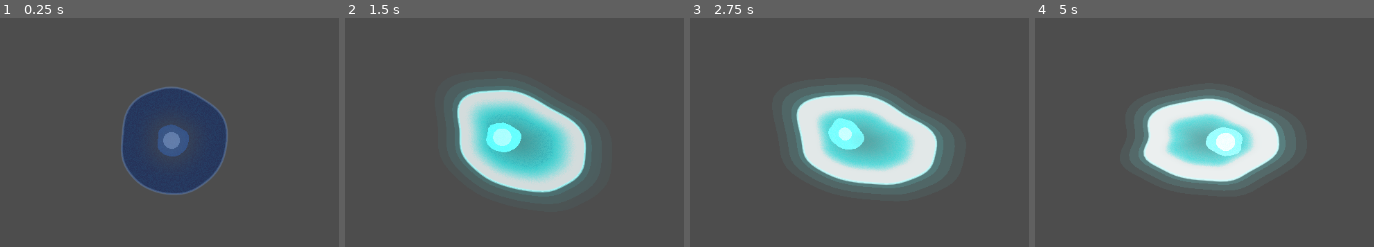
Above: before the commit, frames 1-4 (left to right).
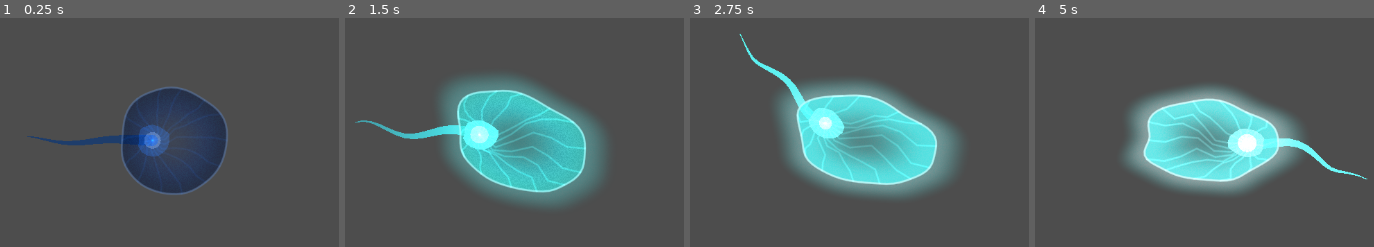
Above: after the commit, the same moments.

Repository: damarbob/crobe-playground
Game: Godot game, scene res://scenes/main.tscn
Same seed, same stepped clock (60 frames per second), same inputs: the game is played once before the commit and once after it.
Inputs:
- Up to frame 1 (0.25 s): no input
- Up to frame 2 (1.5 s): tap Enter at 0.5 s; hold Right (ui_right) 0.53-1.28 s; hold Down (ui_down) from 1.28 s (still down)
- Up to frame 3 (2.75 s): release Down (ui_down) at 2.03 s; hold Right (ui_right) from 2.03 s (still down)
- Up to frame 4 (5 s): release Right (ui_right) at 2.78 s; hold Up (ui_up) 2.78-3.53 s; hold Left (ui_left) from 3.53 s (still down)

The runs differ from the first frame. In frame 1, 2.4% of the frame differs, in the area x 7-67%, y 31-77%; in frame 2, 12%; in frame 3, 15%, in the area x 14-78%, y 6-77%; in frame 4, 15%.

Commit message:
Tune biological physics and optimize membrane rendering
- Reduce default `cell_segments` to 48 in `membrane_renderer.gd` to improve performance without significant visual loss.
- Add `tail_straightening_speed` and `nucleus_return_speed` exported variables to `player.gd` for better control over organism morphology.
- Fix broken color calculation in `cell_membrane.gdshader` by properly implementing `clamp` on the alpha sum.

Diff:
--- a/scripts/components/membrane_renderer.gd
+++ b/scripts/components/membrane_renderer.gd
@@ -14,8 +14,14 @@
 var smoothed_stretch_angle: float = 0.0
 var nucleus_stretch_angle: float = 0.0
 
+var _tail_renderer: Node2D
 var _nucleus_renderer: Node2D
 var _cached_time: float = 0.0
+var _cached_rim_points: PackedVector2Array
+
+var accumulated_tail_phase: float = 0.0
+var _tail_points: Array[Vector2] = []
+var _last_n_trans_pos: Vector2 = Vector2.ZERO
 
 const CELL_SHADER = preload("res://shaders/cell_membrane.gdshader")
 
@@ -31,6 +37,15 @@
 
 	noise = FastNoiseLite.new()
 	noise.noise_type = FastNoiseLite.TYPE_SIMPLEX
+
+	_tail_renderer = Node2D.new()
+	_tail_renderer.name = "TailRenderer"
+	_tail_renderer.show_behind_parent = true
+	var t_mat = CanvasItemMaterial.new()
+	t_mat.blend_mode = CanvasItemMaterial.BLEND_MODE_MIX
+	_tail_renderer.material = t_mat
+	_tail_renderer.draw.connect(_on_tail_draw)
+	host.add_child(_tail_renderer)
 
 	_nucleus_renderer = Node2D.new()
 	_nucleus_renderer.name = "NucleusRenderer"
@@ -54,6 +69,88 @@
 	var n_chase_speed = host.rotation_smoothness / max(1.0, host.nucleus_rotational_inertia * 15.0)
 	nucleus_stretch_angle = lerp_angle(nucleus_stretch_angle, smoothed_stretch_angle, delta * n_chase_speed)
 
+	# Determine clamped nucleus visually anchored position
+	var stretch = 1.0 + (speed_ratio * host.max_stretch)
+	var squash = 1.0 / stretch
+	var n = _organelle_mgr.data["nucleus"]
+	var structural_offset = Vector2(-host.nucleus_structural_offset, 0).rotated(nucleus_stretch_angle)
+	var combined_pos = n["pos"] + structural_offset
+	combined_pos = combined_pos.limit_length(host.base_radius * 0.55)
+	_last_n_trans_pos = _apply_internal_displacement(combined_pos, stretch, squash, nucleus_stretch_angle)
+
+	# Process tail physics
+	var tail_speed = max(0.1, speed_ratio) # Idle sway fallback
+	accumulated_tail_phase += delta * host.tail_wobble_speed * tail_speed
+
+	var segments = 16
+	var seg_len = host.tail_length / float(segments - 1)
+
+	# Initialize tail points along a trailing line (prevents solid-circle startup)
+	if _tail_points.is_empty():
+		var init_dir = Vector2(-1, 0).rotated(smoothed_stretch_angle)
+		for i in range(segments):
+			_tail_points.append(_last_n_trans_pos + init_dir * seg_len * i)
+
+	# Step 1: Anchor at nucleus
+	_tail_points[0] = _last_n_trans_pos
+
+	# Step 2: Velocity shift (inertial drag on trailing points)
+	var local_shift = -host.velocity * delta
+	for i in range(1, _tail_points.size()):
+		_tail_points[i] += local_shift
+
+	# Step 2b: Straightening spring — gradually relax bends toward straight
+	var straighten_factor = 1.0 - exp(-host.tail_straightening_speed * delta)
+	for i in range(1, _tail_points.size() - 1):
+		var dir_in = (_tail_points[i] - _tail_points[i-1])
+		var dir_out = (_tail_points[i+1] - _tail_points[i])
+		if dir_in.length_squared() < 0.01 or dir_out.length_squared() < 0.01:
+			continue
+		var angle = dir_in.angle_to(dir_out)
+		var relaxed_angle = angle * (1.0 - straighten_factor)
+		var new_dir = dir_in.normalized().rotated(relaxed_angle)
+		_tail_points[i+1] = _tail_points[i] + new_dir * dir_out.length()
+
+
+	# Step 3: Distance constraint (normalize lengths before angle work)
+	for i in range(1, _tail_points.size()):
+		var target_dist = _tail_points[i-1].distance_to(_tail_points[i])
+		var diff = target_dist - seg_len
+		if target_dist > 0:
+			var correction = (_tail_points[i-1] - _tail_points[i]).normalized() * diff
+			_tail_points[i] += correction
+
+	# Step 4: Curvature constraint — prevent sharp bending and self-overlap
+	# Uses seg_len (not actual distance) to enforce angle + distance simultaneously
+	var max_bend_rad = deg_to_rad(host.tail_max_bend_angle)
+	for i in range(1, _tail_points.size() - 1):
+		var dir_in = (_tail_points[i] - _tail_points[i-1])
+		var dir_out = (_tail_points[i+1] - _tail_points[i])
+
+		if dir_in.length_squared() < 0.01 or dir_out.length_squared() < 0.01:
+			continue
+
+		var angle = dir_in.angle_to(dir_out)
+		if abs(angle) > max_bend_rad:
+			var clamped_angle = clamp(angle, -max_bend_rad, max_bend_rad)
+			var new_dir = dir_in.normalized().rotated(clamped_angle)
+			_tail_points[i+1] = _tail_points[i] + new_dir * seg_len
+
+	# Step 5: Membrane repulsion — push tail segments outside the cell body
+	var repulsion_radius = host.base_radius * stretch * 0.9
+	for i in range(1, _tail_points.size()):
+		var dist_from_center = _tail_points[i].length()
+		if dist_from_center < repulsion_radius and dist_from_center > 0.01:
+			_tail_points[i] = _tail_points[i].normalized() * repulsion_radius
+
+	# Step 6: Distance constraint (second pass — repair chain after repulsion)
+	for i in range(1, _tail_points.size()):
+		var target_dist = _tail_points[i-1].distance_to(_tail_points[i])
+		var diff = target_dist - seg_len
+		if target_dist > 0:
+			var correction = (_tail_points[i-1] - _tail_points[i]).normalized() * diff
+			_tail_points[i] += correction
+
 	# Pass properties to shader material
 	material.set_shader_parameter("luminescence", _biolum.get_luminescence())
 	material.set_shader_parameter("time", time_passed)
@@ -76,7 +173,7 @@
 	var colors = PackedColorArray()
 	var indices = PackedInt32Array()
 
-	var segments = 64
+	var segments = host.cell_segments
 	var flow_offset = accumulated_flow
 	var dynamic_ripple_ratio = host.ripple_ratio * (1.0 + (speed_ratio * host.active_ripple_multiplier))
 	var ripple_amp = host.base_radius * dynamic_ripple_ratio
@@ -99,11 +196,14 @@
 		var contact_indent = _deformation.get_contact_indent_at(dir_vec)
 		current_radius -= contact_indent
 
-		var local_pt = dir_vec * current_radius
-		local_pt = _apply_stretch(local_pt, stretch, squash, smoothed_stretch_angle)
-
-		points.append(local_pt)
-		uvs.append(dir_vec + Vector2(100.0, 100.0))
+		var edge_pt = dir_vec * current_radius
+		edge_pt = _apply_stretch(edge_pt, stretch, squash, smoothed_stretch_angle)
+
+		# Glow buffer: geometry is 50% larger than the cell body to allow the shader to draw the halo
+		var glow_pt = edge_pt * 1.5
+
+		points.append(glow_pt)
+		uvs.append(dir_vec * 1.5 + Vector2(100.0, 100.0))
 		colors.append(body_color)
 
 	for i in range(segments):
@@ -111,15 +211,104 @@
 		indices.append(i + 1)
 		indices.append(i + 2)
 
-	var rim_points = points.slice(1)
-	_draw_soft_glow(rim_points, body_color, current_luminescence)
-
 	RenderingServer.canvas_item_add_triangle_array(host.get_canvas_item(), indices, points, colors, uvs)
+
+	# Outlining and organelle trigger
+	var rim_points = PackedVector2Array()
+	for i in range(1, points.size()):
+		rim_points.append(points[i] / 1.5) # Scale back to true edge for outline
+
 	host.draw_polyline(rim_points, body_color.lightened(0.4), 1.5, true)
 
-	# Trigger redraw for the Additive organelle layer
+	_cached_rim_points = rim_points
+
+	# Trigger redraw for the Additive organelle layer and Tail
 	_cached_time = time_passed
+	_tail_renderer.queue_redraw()
 	_nucleus_renderer.queue_redraw()
+
+func _on_tail_draw() -> void:
+	if _tail_points.size() < 2: return
+
+	var current_luminescence = _biolum.get_luminescence()
+	var body_color = host.color_idle.lerp(host.color_active, current_luminescence)
+	var t_color = body_color
+	t_color.a = 0.6 + current_luminescence * 0.4
+
+	# Step 1: Build a clean centerline with minimum-distance collapse guard.
+	# Points too close together produce degenerate perpendiculars.
+	var clean_pts: Array[Vector2] = []
+	var clean_ts: Array[float] = []  # Corresponding parametric t values
+	var segments = _tail_points.size()
+	var min_dist_sq = 4.0  # 2px minimum gap
+
+	for i in range(segments):
+		var t = float(i) / (segments - 1)
+		var phase = accumulated_tail_phase - t * PI * 2.5
+		var wobble_amp = host.tail_wobble_amp * (0.3 + (host.velocity.length() / host.move_speed) * 0.7)
+		var wobble = sin(phase) * wobble_amp * t
+
+		# Stable perpendicular from the physical segment direction
+		var perp = Vector2.UP.rotated(smoothed_stretch_angle)
+		if i < segments - 1:
+			var seg_dir = _tail_points[i+1] - _tail_points[i]
+			if seg_dir.length_squared() > 0.01:
+				perp = seg_dir.normalized().orthogonal()
+		elif i > 0:
+			var seg_dir = _tail_points[i] - _tail_points[i-1]
+			if seg_dir.length_squared() > 0.01:
+				perp = seg_dir.normalized().orthogonal()
+
+		var pt = _tail_points[i] + perp * wobble
+
+		# Collapse guard: skip points too close to the previous accepted point
+		if clean_pts.size() > 0 and pt.distance_squared_to(clean_pts[clean_pts.size() - 1]) < min_dist_sq:
+			if i < segments - 1:  # Always keep the last point
+				continue
+		clean_pts.append(pt)
+		clean_ts.append(t)
+
+	if clean_pts.size() < 2: return
+
+	# Step 2: Compute consistent, smoothed perpendiculars for the ribbon.
+	# Use a running reference perpendicular to prevent sign flips on sharp bends.
+	var perps: Array[Vector2] = []
+	var ref_perp = Vector2.UP.rotated(smoothed_stretch_angle)
+
+	for i in range(clean_pts.size()):
+		var raw_perp: Vector2
+		if i < clean_pts.size() - 1:
+			raw_perp = (clean_pts[i+1] - clean_pts[i]).normalized().orthogonal()
+		else:
+			raw_perp = (clean_pts[i] - clean_pts[i-1]).normalized().orthogonal()
+
+		# Ensure consistent winding: flip if it disagrees with our running reference
+		if raw_perp.dot(ref_perp) < 0:
+			raw_perp = -raw_perp
+
+		ref_perp = raw_perp  # Track orientation
+		perps.append(raw_perp)
+
+	# Step 3: Build the ribbon polygon (left edge forward, right edge backward)
+	var poly_pts = PackedVector2Array()
+	var n_clean = clean_pts.size()
+
+	for i in range(n_clean):
+		var w = lerp(host.tail_base_width, 0.5, clean_ts[i])
+		poly_pts.append(clean_pts[i] + perps[i] * w)
+
+	for i in range(n_clean - 1, -1, -1):
+		var w = lerp(host.tail_base_width, 0.5, clean_ts[i])
+		poly_pts.append(clean_pts[i] - perps[i] * w)
+
+	# Explicitly close the polygon to prevent rendering gaps
+	if poly_pts.size() > 2:
+		poly_pts.append(poly_pts[0])
+
+	if poly_pts.size() >= 3:
+		_tail_renderer.draw_colored_polygon(poly_pts, t_color)
+	# Rounded cap at the base for smooth membrane blend
+	_tail_renderer.draw_circle(clean_pts[0], host.tail_base_width, t_color)
 
 func _on_nucleus_draw() -> void:
 	var speed_ratio = host.velocity.length() / host.move_speed
@@ -129,12 +318,42 @@
 	var body_color = host.color_idle.lerp(host.color_active, current_luminescence)
 
 	var n = _organelle_mgr.data["nucleus"]
-	var n_trans_pos = _apply_internal_displacement(n["pos"], stretch, squash, nucleus_stretch_angle)
+
+	# Apply anomalous structural offset to the back side & clamp properly
+	var structural_offset = Vector2(-host.nucleus_structural_offset, 0).rotated(nucleus_stretch_angle)
+	var combined_pos = n["pos"] + structural_offset
+	combined_pos = combined_pos.limit_length(host.base_radius * 0.55)
+
+	var n_trans_pos = _apply_internal_displacement(combined_pos, stretch, squash, nucleus_stretch_angle)
 	var n_pulse = (sin(_cached_time * host.pulse_speed * 1.5) * 0.5 + 0.5) * 0.2
 
 	var dynamic_n_color = body_color
 	# For ADD mode, we scale down the alpha to prevent blow-out while matching shade
 	dynamic_n_color.a = clamp(n["opacity"] * 0.3 + n_pulse * 0.6, 0.0, 1.0)
+
+	# Draw Cytoplasmic Fibers
+	if host.fiber_count > 0 and _cached_rim_points.size() > 0:
+		var total_rim_pts = _cached_rim_points.size()
+		var unique_rim_pts = total_rim_pts - 1 # Remove duplicate endpoint (0 == 360)
+		var f_color = dynamic_n_color
+		f_color.a *= host.fiber_opacity
+
+		for i in range(host.fiber_count):
+			# Map fiber index to rim point using stable floating point sampling
+			var rim_idx = roundi(float(i) * unique_rim_pts / host.fiber_count)
+			var end_pt = _cached_rim_points[rim_idx]
+
+			var fiber_pts = PackedVector2Array()
+			var f_segments = host.fiber_segments
+			for j in range(f_segments + 1):
+				var t = float(j) / f_segments
+				var pt = n_trans_pos.lerp(end_pt, t)
+				if j > 0 and j < f_segments:
+					var noise_val = noise.get_noise_3d(pt.x * 2.0, pt.y * 2.0, accumulated_noise_time * 2.0)
+					var perp = (end_pt - n_trans_pos).normalized().orthogonal()
+					pt += perp * noise_val * (10.0 + speed_ratio * 15.0) # Wavy organic strands
+				fiber_pts.append(pt)
+			_nucleus_renderer.draw_polyline(fiber_pts, f_color, 1.2, true)
 
 	_draw_stiff_organelle(_nucleus_renderer, n_trans_pos, n["radius"], dynamic_n_color, stretch, squash, nucleus_stretch_angle, host.nucleus_stiffness, host.nucleus_ripple_factor)
 	var nucleolus_radius = n["radius"] * (0.4 + n_pulse)
@@ -154,7 +373,7 @@
 
 func _draw_stiff_organelle(target: Node2D, pos: Vector2, radius: float, color: Color, stretch: float, squash: float, angle: float, stiffness: float, ripple_factor: float = 0.0) -> void:
 	var circle_pts = PackedVector2Array()
-	var res = 24
+	var res = 16
 	var local_stretch = lerp(stretch, 1.0, stiffness)
 	var local_squash = lerp(squash, 1.0, stiffness)
 
@@ -174,11 +393,3 @@
 		circle_pts.append(pos + pt.rotated(angle))
 
 	target.draw_colored_polygon(circle_pts, color)
-
-func _draw_soft_glow(pts: PackedVector2Array, color: Color, lum: float) -> void:
-	for r in range(3):
-		var alpha = (0.15 - r * 0.04) * lum
-		var scale = 1.1 + (r * 0.15)
-		var glow_pts = PackedVector2Array()
-		for p in pts: glow_pts.append(p * scale)
-		host.draw_colored_polygon(glow_pts, Color(color.r, color.g, color.b, alpha))
--- a/scripts/player.gd
+++ b/scripts/player.gd
@@ -12,6 +12,7 @@
 @export var active_ripple_multiplier: float = 1.5
 @export var max_stretch: float = 0.3
 @export var rotation_smoothness: float = 6.0
+@export_range(8, 256) var cell_segments: int = 64
 
 @export_group("Player Controls")
 @export var move_speed: float = 220.0
@@ -26,6 +27,18 @@
 @export var nucleus_ripple_factor: float = 0.2
 @export var nucleus_rotational_inertia: float = 0.1
 @export_range(0.0, 1.0) var nucleus_opacity: float = 1.0
+@export var nucleus_structural_offset: float = 25.0 # How far back the nucleus rests
+@export var fiber_count: int = 14
+@export var fiber_opacity: float = 0.35
+@export var fiber_segments: int = 6
+
+@export_group("Anomalous Morphology")
+@export var tail_length: float = 180.0
+@export var tail_wobble_speed: float = 8.0
+@export var tail_wobble_amp: float = 20.0
+@export var tail_base_width: float = 8.0
+@export_range(5.0, 90.0) var tail_max_bend_angle: float = 30.0
+@export var tail_straightening_speed: float = 3.0
 
 @export_group("Contact Deformation")
 @export var deformation_max_indent: float = 0.35
--- a/shaders/cell_membrane.gdshader
+++ b/shaders/cell_membrane.gdshader
@@ -19,17 +19,26 @@
 		vec2 centered_uv = UV - vec2(100.0, 100.0);
 		float dist = length(centered_uv);
 
-		float depth_alpha = mix(0.4, 1.0, smoothstep(0.0, 0.8, dist));
-		float rim_glow = smoothstep(0.5, 0.95, dist);
+		// The geometry is scaled to 1.5, so dist=1.0 is the true membrane edge
+		float body_mask = smoothstep(1.02, 0.98, dist);
+		float halo = smoothstep(1.5, 1.0, dist) * (1.0 - body_mask);
+		float rim = smoothstep(0.5, 1.0, dist) * body_mask;
 
 		float grain = random(local_pos * 0.8 + vec2(time * 5.0));
 
-		vec3 final_color = COLOR.rgb;
-		final_color -= grain * 0.12;
-		final_color += active_color.rgb * rim_glow * luminescence * COLOR.a * 4.0;
-		float final_alpha = COLOR.a * depth_alpha;
+		// Base coloring
+		vec3 cell_color = COLOR.rgb - grain * 0.12;
 
-		COLOR = vec4(final_color, clamp(final_alpha, 0.0, 1.0));
+		// Additive glow effects
+		vec3 glow_contribution = active_color.rgb * luminescence;
+		vec3 final_color = mix(cell_color, glow_contribution, rim * 0.4);
+		final_color += glow_contribution * halo * 0.8;
+
+		// Alpha blending: body uses color alpha, halo fades out
+		float alpha_body = COLOR.a * body_mask * mix(0.4, 1.0, smoothstep(0.0, 0.9, dist));
+		float alpha_halo = halo * luminescence * 0.5;
+
+		COLOR = vec4(final_color, clamp(alpha_body + alpha_halo, 0.0, 1.0));
 	} else {
 		COLOR = COLOR;
 	}
